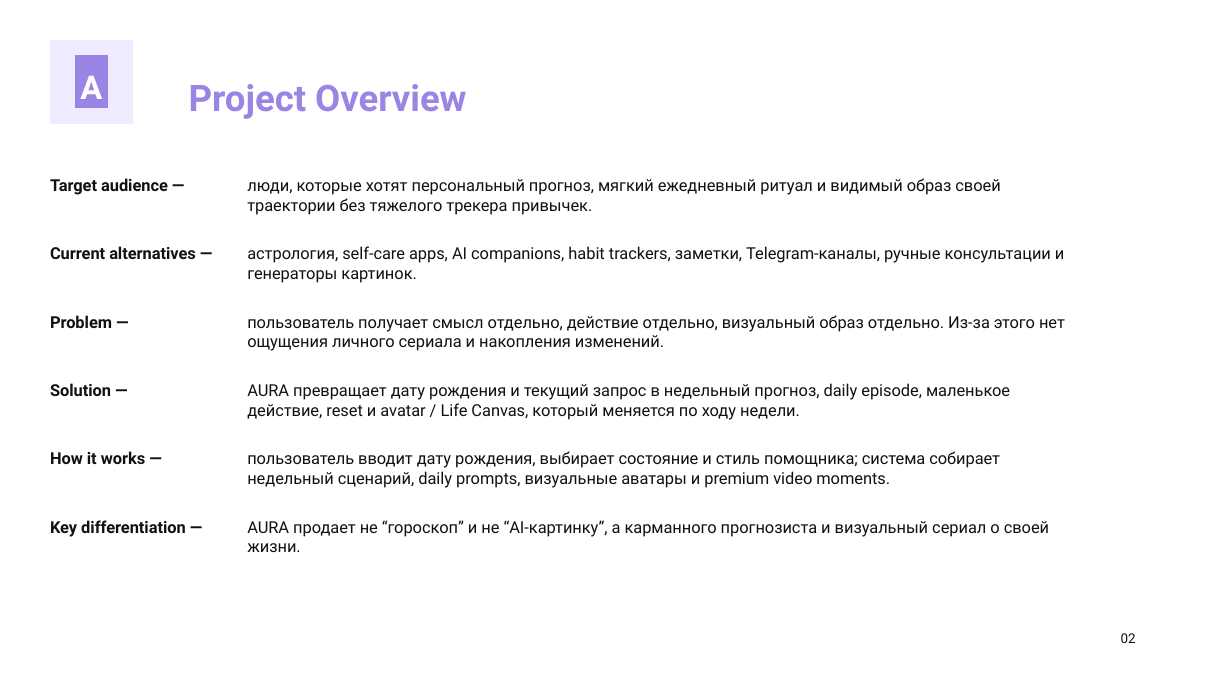
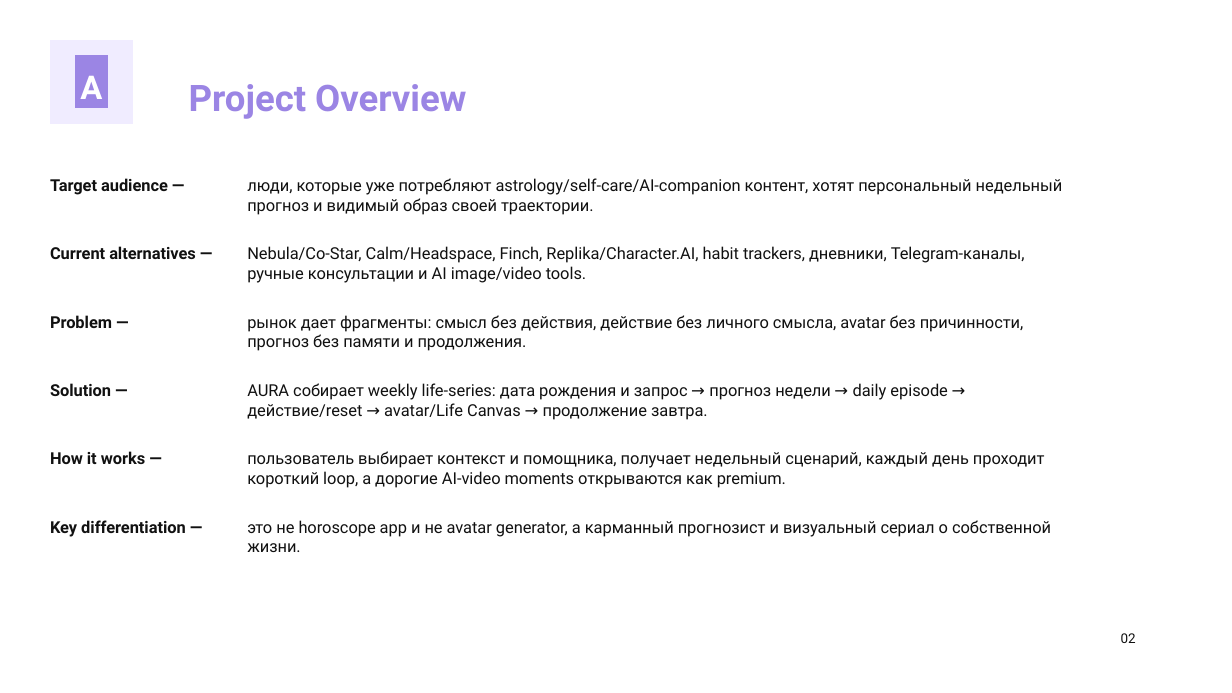
Before and after one commit to kirbudilov01/alina-research, a slide deck: slide 2 of output/pptx/AURA_TRENDVI_STYLE_DECK.pptx. Drawn at 1232x693 pixels with LibreOffice and Linux fonts; fonts in the diff are those of the drawing. Boxes give left, top, right and bottom in pixels: in the first picture for what was removed or moved away, otherwise in the second. Text is boxed around its words. In the diff, an @@ line names an element or a change of style, - is before the commit and + after.

Commit message:
Strengthen AURA deck with research data

```diff
--- a/output/pptx/AURA_TRENDVI_STYLE_DECK.pptx
+++ b/output/pptx/AURA_TRENDVI_STYLE_DECK.pptx
@@ text at [247,178,1063,215]: text changed @@
-люди, которые хотят персональный прогноз, мягкий ежедневный ритуал и видимый образ своей траектории без тяжелого трекера привычек.
+люди, которые уже потребляют astrology/self-care/AI-companion контент, хотят персональный недельный прогноз и видимый образ своей траектории.
@@ text at [247,246,1025,283]: text changed @@
-астрология, self-care apps, AI companions, habit trackers, заметки, Telegram-каналы, ручные консультации и генераторы картинок.
+Nebula/Co-Star, Calm/Headspace, Finch, Replika/Character.AI, habit trackers, дневники, Telegram-каналы, ручные консультации и AI image/video tools.
@@ text at [247,315,1024,351]: text changed @@
-пользователь получает смысл отдельно, действие отдельно, визуальный образ отдельно. Из-за этого нет ощущения личного сериала и накопления изменений.
+рынок дает фрагменты: смысл без действия, действие без личного смысла, avatar без причинности, прогноз без памяти и продолжения.
@@ text at [247,383,947,420]: text changed @@
-AURA превращает дату рождения и текущий запрос в недельный прогноз, daily episode, маленькое действие, reset и avatar / Life Canvas, который меняется по ходу недели.
+AURA собирает weekly life-series: дата рождения и запрос → прогноз недели → daily episode → действие/reset → avatar/Life Canvas → продолжение завтра.
@@ text at [247,451,1045,488]: text changed @@
-пользователь вводит дату рождения, выбирает состояние и стиль помощника; система собирает недельный сценарий, daily prompts, визуальные аватары и premium video moments.
+пользователь выбирает контекст и помощника, получает недельный сценарий, каждый день проходит короткий loop, а дорогие AI-video moments открываются как premium.
@@ text at [247,520,1051,552]: text changed @@
-AURA продает не “гороскоп” и не “AI-картинку”, а карманного прогнозиста и визуальный сериал о своей жизни.
+это не horoscope app и не avatar generator, а карманный прогнозист и визуальный сериал о собственной жизни.
```
Also in this commit, not shown: 16 other slides changed, 3 other files.
